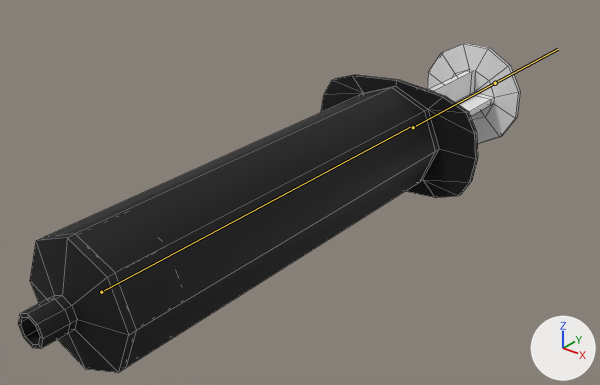
Two versions of the FBX model care-up/Assets/Resources_moved/Models/Syringe50ml.fbx, one commit apart.
One viewpoint serves both versions: a camera (50 mm lens) standing at (0.153, -0.182, 0.116) and looking at (-0.013, 0.027, -0.013). Lighting does not change. The marker at lower right points along +X, +Y and +Z. The bones that bend it are drawn over the model as lines. Mesh edges are drawn as thin lines.

The first picture shows 'syringe_50mm_barrel', 'syringe_50mm_plunger'.
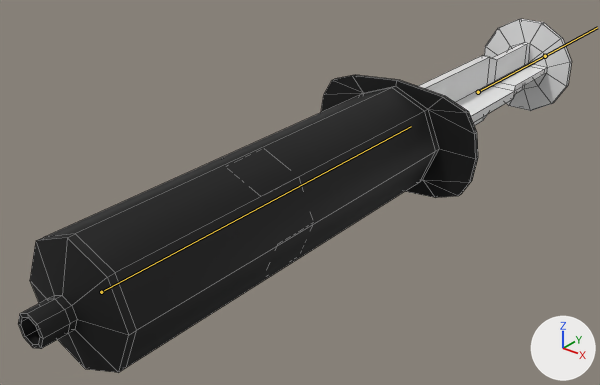
The newer file adds an action. The first version stands in its rest pose; the second is drawn at frame 1 of the action '50mlArmature|50ml_AdminiserViaPEG_SQ2_3_L_Lib.006'.

The change, as a list of edits to the scene's bpy script:
```text
Change bone_plungerbone:
    where bone_plungerbone = bpy.data.objects['50mlArmature'].pose.bones['PlungerBone']  # child of 'BarrelBone'
    bone_plungerbone.location: (0.0, 0.0, 0.0) -> (0.0, 0.053, 0.0)
```

Boxes [x1, y1, x2, y2] around the edits, measured in the pictures (600 x 385 px):
'syringe_50mm_plunger', posed
    before: [421, 43, 520, 144]
    after: [418, 19, 572, 126]
bone 'PlungerBone', root to tip
    before: (413, 127) to (495, 83)
    after: (478, 92) to (545, 56)
